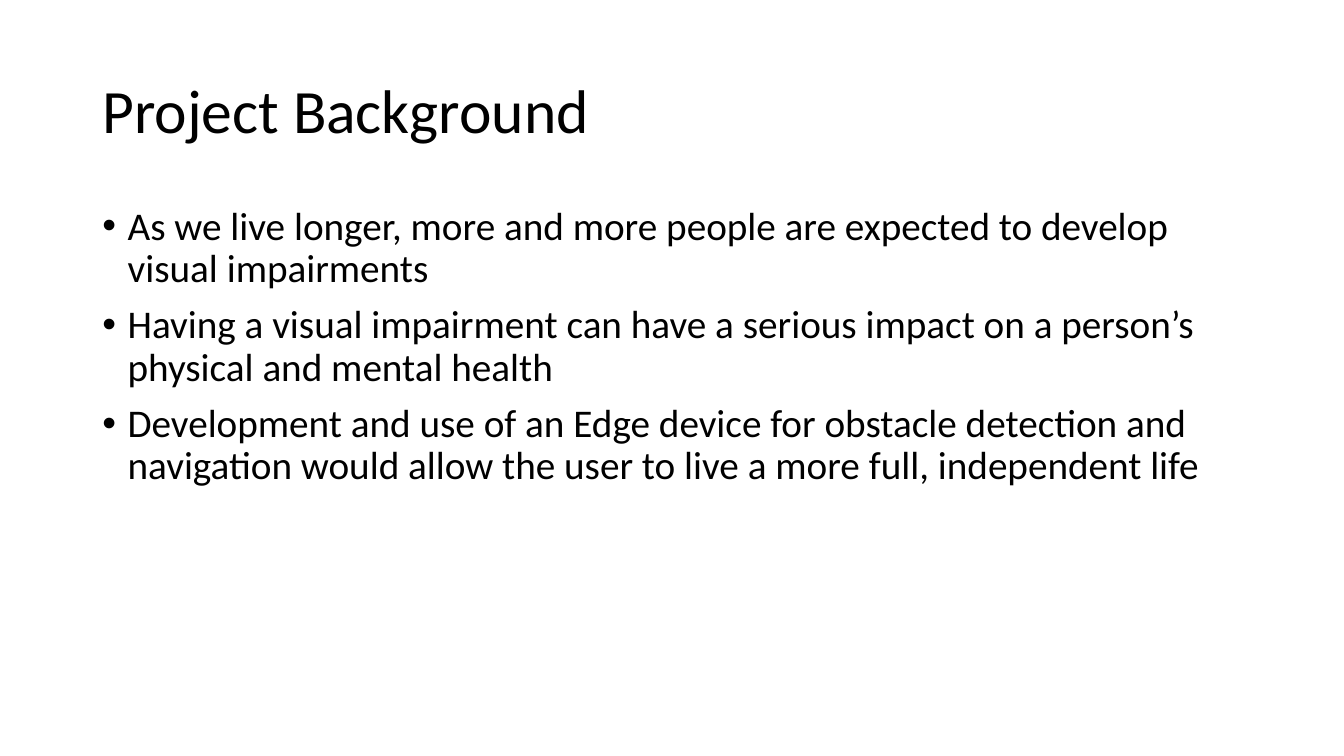
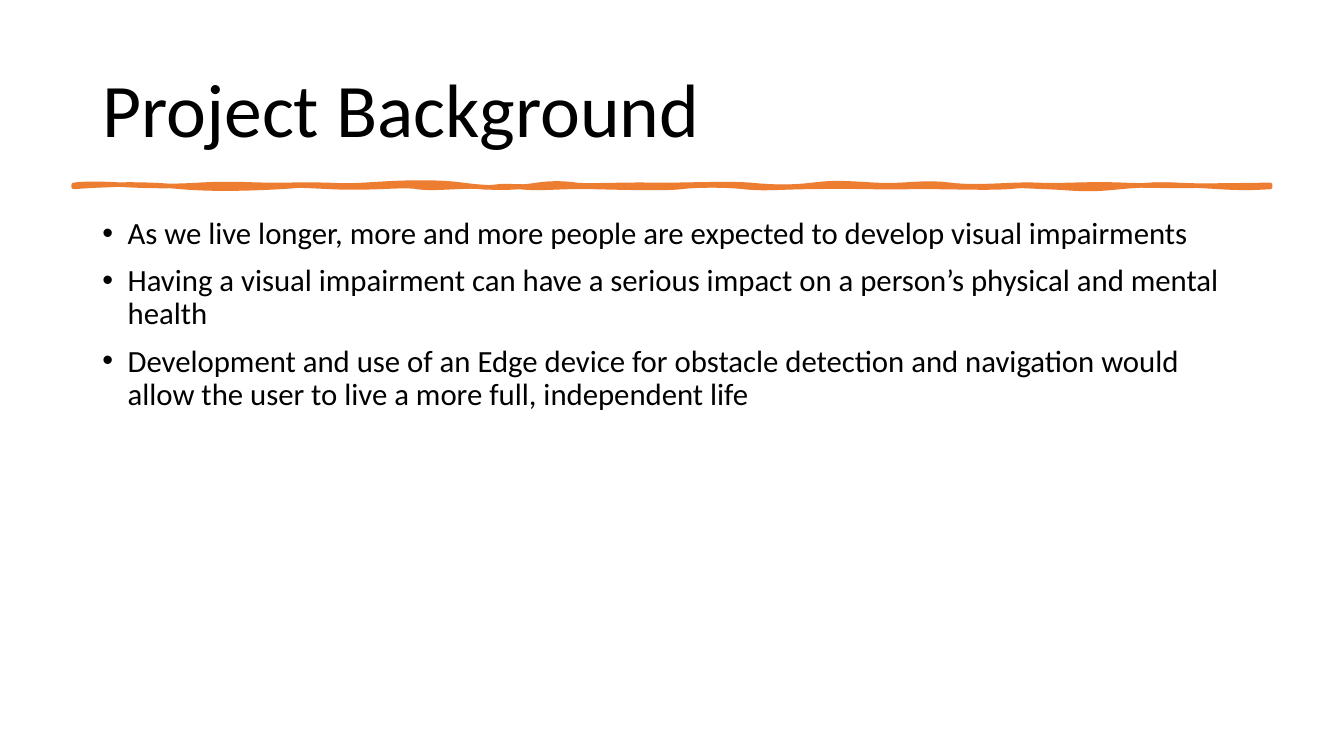
Before and after one commit to ofithcheallaigh/masters_project, a slide deck: slide 4 of Documentation/MSc Research Project Presentation.pptx. Drawn at 1344x756 pixels with LibreOffice and Linux fonts; fonts in the diff are those of the drawing. Boxes give left, top, right and bottom in pixels: in the first picture for what was removed or moved away, otherwise in the second. Text is boxed around its words. In the diff, an @@ line names an element or a change of style, - is before the commit and + after.

```diff
--- a/Documentation/MSc Research Project Presentation.pptx
+++ b/Documentation/MSc Research Project Presentation.pptx
@@ title "Project Background" at [102,84,699,150]: size 44 to 54 pt @@
@@ freeform shape added at [74,185,1270,187], fill #ED7D31, outline #ED7D31 3.25 pt @@
@@ text "As we live longer, more ...": place and size @@
-text "As we live longer, more ..." at [128,212,1198,486]
+text "As we live longer, more ..." at [128,222,1218,410]
@@ text "As we live longer, more ..." at [128,222,1218,410]: size 28 to 22 pt @@
```
Also in this commit, not shown: 3 other slides changed.
